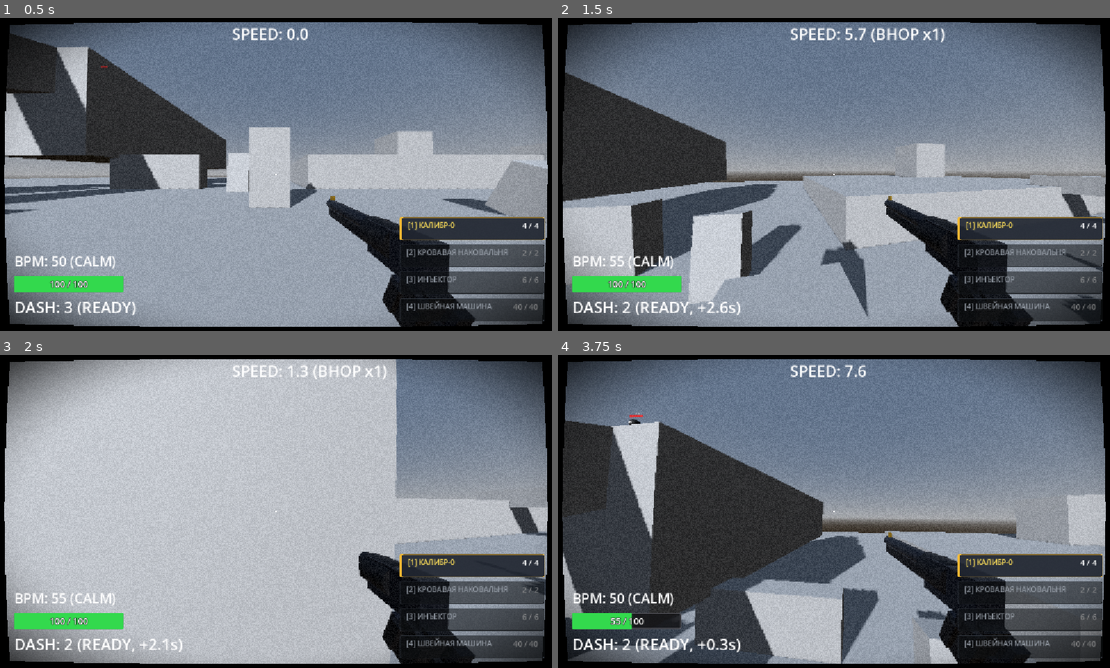
Above: before the commit, frames 1-4 (two rows, left to right).
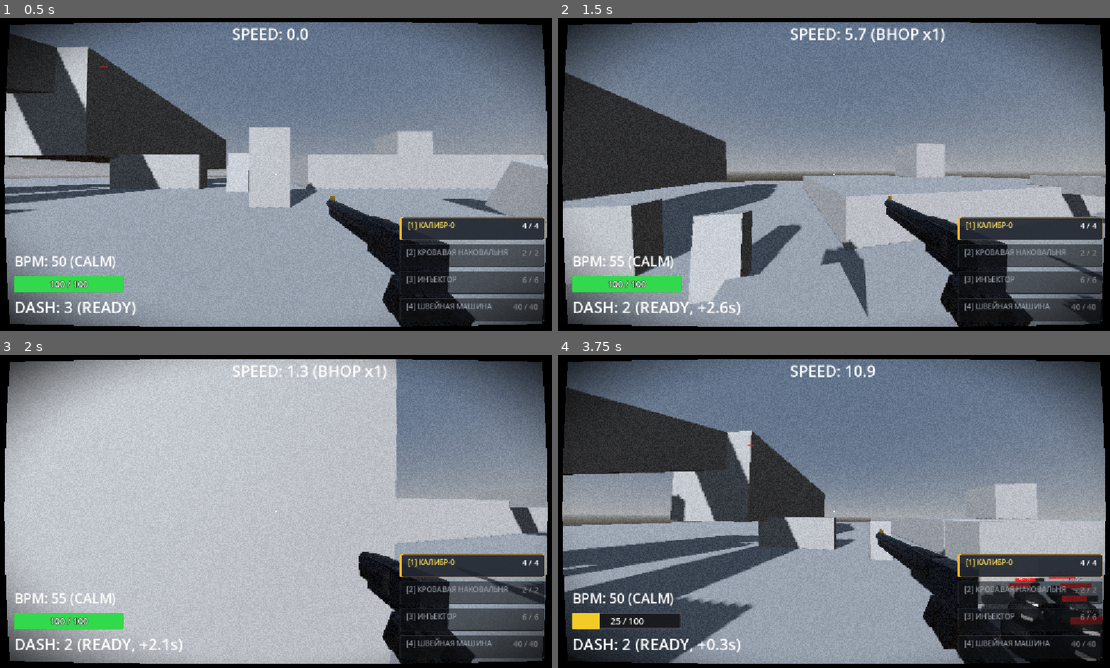
Above: after the commit, the same moments.

Repository: ggou3/voidkill
Game: Godot game, scene res://world.tscn
Two runs of this game, one before a commit and one after it. Both use one fixed random seed, a clock stepped at 60 frames per second and the inputs below.
Inputs (mouse positions are in pixels of both pictures, inside the frame that each line leads up to):
- Up to frame 1 (0.5 s): no input
- Up to frame 2 (1.5 s): tap Enter at 0.5 s; move the mouse to (828, 180) at 0.52 s; hold Shift (dash) 0.53-1.28 s; hold W (move_forward) from 0.53 s (still down); tap Space (jump) at 0.77, 1.07 s; tap F (melee) at 0.8, 1.35 s; move the mouse to (878, 177) at 1.27 s
- Up to frame 3 (2 s): keep holding W (move_forward); tap Space (jump) at 1.52, 1.82 s; tap C (slam) at 1.55 s
- Up to frame 4 (3.75 s): move the mouse to (789, 508) at 2.02 s; hold C (slam) 2.03-2.78 s; tap Ctrl (slide) at 2.3, 2.85 s; move the mouse to (839, 511) at 2.77 s; release W (move_forward) at 2.78 s; hold A (move_left) 2.78-3.53 s; tap Space (jump) at 3.02, 3.05, 3.32 s; move the mouse to (811, 505) at 3.52 s; hold W (move_forward) from 3.53 s (still down); hold Space (jump) from 3.53 s (still down)

Frame 1 is identical in both runs. In frame 2, 0.2% of the frame differs, in the area x 88-99%, y 74-84%; in frame 3, 0.3%; in frame 4, 36%, in the area x 0-100%, y 3-99%.

Commit message:
Implement enemy lunge attack state with visual telegraph and increase move speed to 11.5 m/s

Diff:
--- a/enemy.gd
+++ b/enemy.gd
@@ -4,11 +4,12 @@
 	IDLE,
 	CHASE,
 	ATTACK,
+	LUNGE,
 	DEAD
 }
 
 @export var max_health: int = 100
-@export var move_speed: float = 9.4
+@export var move_speed: float = 11.5
 @export var acceleration: float = 6.2
 @export var attack_damage: int = 15
 @export var attack_range: float = 2.0
@@ -21,6 +22,12 @@
 @export var wall_slam_damage_multiplier: float = 3.5
 @export var wall_slam_max_damage: float = 55.0
 @export var reaction_delay: float = 0.4
+@export var lunge_min_range: float = 5.0
+@export var lunge_max_range: float = 7.0
+@export var lunge_speed: float = 22.0
+@export var lunge_telegraph_time: float = 0.38
+@export var lunge_dash_time: float = 0.28
+@export var lunge_cooldown: float = 4.5
 
 var current_state: State = State.IDLE
 var health: int = 100
@@ -44,6 +51,12 @@
 var jump_grace_timer: float = 0.0
 var jump_timeout: float = 0.0
 
+var lunge_cooldown_timer: float = 0.0
+var lunge_timer: float = 0.0
+var lunge_dir: Vector3 = Vector3.ZERO
+var lunge_phase: int = 0
+var lunge_has_hit: bool = false
+
 var is_inflated: bool = false
 var was_killed_by_melee: bool = false
 var was_killed_by_shockwave: bool = false
@@ -101,6 +114,7 @@
 		nav_agent.link_reached.connect(_on_link_reached)
 
 	_setup_health_bar()
+	lunge_cooldown_timer = randf_range(0.5, 2.5)
 
 	# NavigationServer3D sync delay before using navigation agent
 	set_physics_process(false)
@@ -182,6 +196,8 @@
 		attack_timer -= delta
 	if hit_reaction_timer > 0.0:
 		hit_reaction_timer -= delta
+	if lunge_cooldown_timer > 0.0:
+		lunge_cooldown_timer -= delta
 
 	# Обработка стаков яда (Poison DoT)
 	if not poison_stacks.is_empty():
@@ -240,6 +256,8 @@
 				_process_chase(delta)
 			State.ATTACK:
 				_process_attack(delta)
+			State.LUNGE:
+				_process_lunge(delta)
 
 	pre_move_velocity = velocity
 	move_and_slide()
@@ -251,7 +269,12 @@
 		return
 
 	print("[%s] State: %s -> %s" % [name, State.keys()[current_state], State.keys()[new_state]])
+	var prev_state = current_state
 	current_state = new_state
+
+	if prev_state == State.LUNGE and new_state != State.LUNGE:
+		_reset_lunge_visuals()
+		lunge_phase = 0
 
 	match current_state:
 		State.IDLE:
@@ -266,6 +289,8 @@
 			# На первый контакт (вход в зону атаки) обязательная задержка перед ударом
 			attack_timer = max(attack_timer, reaction_delay)
 			hit_reaction_timer = max(hit_reaction_timer, reaction_delay)
+		State.LUNGE:
+			is_jumping_link = false
 		State.DEAD:
 			is_jumping_link = false
 			die()
@@ -298,6 +323,13 @@
 	if dist_to_player <= attack_range:
 		set_state(State.ATTACK)
 		return
+
+	# Проверка атаки-выпада (LUNGE):
+	# дистанция 5-7м, кулдаун готов, стоим на земле, не прыгаем link, не отброшены от стены
+	if lunge_cooldown_timer <= 0.0 and dist_to_player >= lunge_min_range and dist_to_player <= lunge_max_range:
+		if is_on_floor() and not is_jumping_link and wall_slam_timer <= 0.0 and _can_lunge_to_player():
+			start_lunge()
+			return
 
 	# Обновляем целевую позицию для NavigationAgent3D с фиксированным интервалом
 	path_update_timer -= delta
@@ -362,7 +394,7 @@
 			_apply_movement(Vector3.ZERO, delta)
 
 func _on_velocity_computed(safe_velocity: Vector3):
-	if is_jumping_link:
+	if is_jumping_link or current_state == State.LUNGE:
 		return
 	var final_target = safe_velocity
 	# Мёртвая зона avoidance: если вектор уклонения незначительно отличается от прямого пути
@@ -442,6 +474,189 @@
 		var attack_impulse = attack_dir * 8.0 + Vector3.UP * 2.0
 		target_player.take_damage(attack_damage, attack_impulse, target_player.global_position)
 
+func _can_lunge_to_player() -> bool:
+	if not is_instance_valid(target_player):
+		return false
+	var space_state = get_world_3d().direct_space_state
+	if not space_state:
+		return true
+	var from_pos = global_position + Vector3(0.0, 0.6, 0.0)
+	var to_pos = target_player.global_position + Vector3(0.0, 0.6, 0.0)
+	var query = PhysicsRayQueryParameters3D.create(from_pos, to_pos)
+	query.exclude = [self]
+	var result = space_state.intersect_ray(query)
+	if result.is_empty():
+		return true
+	var col_obj = result.get("collider")
+	if is_instance_valid(col_obj) and (col_obj == target_player or col_obj.is_in_group("player")):
+		return true
+	return false
+
+func start_lunge():
+	if not is_instance_valid(target_player):
+		return
+	set_state(State.LUNGE)
+	lunge_phase = 1 # Фаза 1: Телеграф
+	lunge_timer = lunge_telegraph_time
+	lunge_has_hit = false
+	lunge_cooldown_timer = lunge_cooldown
+
+	# Полная остановка горизонтального движения при начале телеграфа
+	velocity.x = 0.0
+	velocity.z = 0.0
+	if nav_agent and nav_agent.avoidance_enabled:
+		nav_agent.set_velocity(Vector3.ZERO)
+
+	# Фиксируем направление на игрока в начале телеграфа
+	var to_player = target_player.global_position - global_position
+	to_player.y = 0.0
+	if to_player.length_squared() > 0.01:
+		lunge_dir = to_player.normalized()
+		rotation.y = atan2(-lunge_dir.x, -lunge_dir.z)
+	else:
+		lunge_dir = -transform.basis.z.normalized()
+
+	# Визуальный телеграф (0.35-0.4с):
+	# 1. Глаза загораются ярким янтарно-оранжевым цветом
+	if eyes_material:
+		eyes_material.emission_enabled = true
+		eyes_material.emission = Color(1.0, 0.6, 0.0)
+		eyes_material.emission_energy_multiplier = 4.5
+
+	# 2. Моделька приседает / сжимается по вертикали (crouch & squash)
+	if not is_inflated:
+		if body_mesh:
+			body_mesh.scale = Vector3(1.2, 0.75, 1.2)
+		if head_mesh:
+			head_mesh.position = Vector3(0.0, 0.38, 0.0)
+		if eyes:
+			eyes.position = Vector3(0.0, 0.38, -0.28)
+		if head_hitbox:
+			head_hitbox.position = Vector3(0.0, 0.38, 0.0)
+
+	print("[%s] LUNGE started: Telegraph (%.2fs) towards %s" % [name, lunge_telegraph_time, lunge_dir])
+
+func _process_lunge(delta: float):
+	lunge_timer -= delta
+
+	if lunge_phase == 1:
+		# Фаза 1: Телеграф (0.38с)
+		# Враг замирает на месте
+		velocity.x = lerp(velocity.x, knockback_velocity.x, 15.0 * delta)
+		velocity.z = lerp(velocity.z, knockback_velocity.z, 15.0 * delta)
+
+		# Плавная доводка взгляда на игрока во время телеграфа
+		if is_instance_valid(target_player):
+			var to_player = target_player.global_position - global_position
+			to_player.y = 0.0
+			if to_player.length_squared() > 0.01:
+				var target_angle = atan2(-to_player.x, -to_player.z)
+				rotation.y = lerp_angle(rotation.y, target_angle, min(1.0, 10.0 * delta))
+
+		if lunge_timer <= 0.0:
+			# Переход в Фазу 2: Рывок (Dash, 0.28с)
+			lunge_phase = 2
+			lunge_timer = lunge_dash_time
+			lunge_has_hit = false
+
+			# Направление фиксируется СТРОГО на момент старта рывка (НЕ наводится в полёте)
+			if is_instance_valid(target_player):
+				var to_player = target_player.global_position - global_position
+				to_player.y = 0.0
+				if to_player.length_squared() > 0.01:
+					lunge_dir = to_player.normalized()
+				else:
+					lunge_dir = -transform.basis.z.normalized()
+			else:
+				lunge_dir = -transform.basis.z.normalized()
+
+			rotation.y = atan2(-lunge_dir.x, -lunge_dir.z)
+
+			# Задаем скорость рывка (22 м/с)
+			velocity.x = lunge_dir.x * lunge_speed
+			velocity.z = lunge_dir.z * lunge_speed
+
+			# Визуал фазы рывка: вытягивание вперёд, алые глаза
+			if eyes_material:
+				eyes_material.emission_enabled = true
+				eyes_material.emission = Color(1.0, 0.15, 0.1)
+				eyes_material.emission_energy_multiplier = 4.0
+			if not is_inflated:
+				if body_mesh:
+					body_mesh.scale = Vector3(0.85, 1.0, 1.25)
+				if head_mesh:
+					head_mesh.position = Vector3(0.0, 0.55, 0.0)
+				if eyes:
+					eyes.position = Vector3(0.0, 0.55, -0.28)
+				if head_hitbox:
+					head_hitbox.position = Vector3(0.0, 0.55, 0.0)
+
+			AudioManager.play_sound("dash")
+			print("[%s] LUNGE DASH! speed: %.1f, dir: %s" % [name, lunge_speed, lunge_dir])
+
+	elif lunge_phase == 2:
+		# Фаза 2: Прямолинейный рывок (Dash)
+		# Скорость поддерживается постоянной (прямолинейный полёт без наведения)
+		velocity.x = lunge_dir.x * lunge_speed
+		velocity.z = lunge_dir.z * lunge_speed
+
+		# Проверка попадания по игроку через slide collisions
+		for i in range(get_slide_collision_count()):
+			var col = get_slide_collision(i)
+			var collider = col.get_collider()
+			if is_instance_valid(collider) and collider.is_in_group("player"):
+				_on_lunge_hit_player(collider)
+				return
+
+		# Дополнительная проверка расстояния до игрока
+		if not lunge_has_hit and is_instance_valid(target_player):
+			var dist = global_position.distance_to(target_player.global_position)
+			if dist <= 1.4:
+				_on_lunge_hit_player(target_player)
+				return
+
+		# Время рывка истекло (промахнулся)
+		if lunge_timer <= 0.0:
+			print("[%s] LUNGE MISSED player, recovering..." % [name])
+			end_lunge()
+
+func _on_lunge_hit_player(player: Node3D):
+	if lunge_has_hit:
+		return
+	lunge_has_hit = true
+	if player.has_method("take_damage"):
+		var attack_impulse = lunge_dir * 10.0 + Vector3.UP * 3.0
+		player.take_damage(attack_damage, attack_impulse, global_position)
+	print("[%s] LUNGE HIT player for %d damage!" % [name, attack_damage])
+	end_lunge()
+
+func end_lunge():
+	_reset_lunge_visuals()
+	lunge_phase = 0
+	# Сброс остаточной скорости выпада
+	velocity.x *= 0.2
+	velocity.z *= 0.2
+	set_state(State.CHASE)
+
+func _reset_lunge_visuals():
+	if eyes_material:
+		eyes_material.emission_enabled = true
+		eyes_material.emission = Color(1.0, 1.0, 1.0)
+		eyes_material.emission_energy_multiplier = 2.0
+	if head_mesh and not is_inflated:
+		head_mesh.position = Vector3(0.0, 0.55, 0.0)
+	if eyes:
+		eyes.position = Vector3(0.0, 0.55, -0.28)
+	if head_hitbox:
+		head_hitbox.position = Vector3(0.0, 0.55, 0.0)
+	if not is_inflated:
+		if needle_count > 0:
+			_update_needle_visuals()
+		elif body_mesh:
+			body_mesh.scale = Vector3.ONE
+			if head_mesh:
+				head_mesh.scale = Vector3.ONE
+
 func start_chase(player: Node3D):
 	if repath_cooldown_timer > 0.0:
 		return
@@ -452,7 +667,7 @@
 		nav_agent.target_position = target_player.global_position
 
 func _on_link_reached(details: Dictionary):
-	if is_jumping_link or current_state == State.DEAD:
+	if is_jumping_link or current_state == State.DEAD or current_state == State.LUNGE:
 		return
 
 	var exit_pos: Vector3 = details.get("link_exit_position", Vector3.ZERO)
@@ -704,6 +919,9 @@
 	knockback_velocity = Vector3(knockback_vector.x, 0, knockback_vector.z)
 	if is_shockwave or is_execute or is_melee or knockback_vector.length_squared() > 10.0:
 		is_jumping_link = false
+	if current_state == State.LUNGE and (is_shockwave or is_execute or is_melee or amount >= 20 or knockback_vector.length_squared() > 10.0):
+		print("[%s] Lunge interrupted by damage/melee!" % [name])
+		end_lunge()
 
 	# При melee-ударе активируем окно отслеживания удара об стену только для мощной ударной волны или добивания
 	if is_shockwave or is_execute:
Not shown, changed: DESIGN.md
